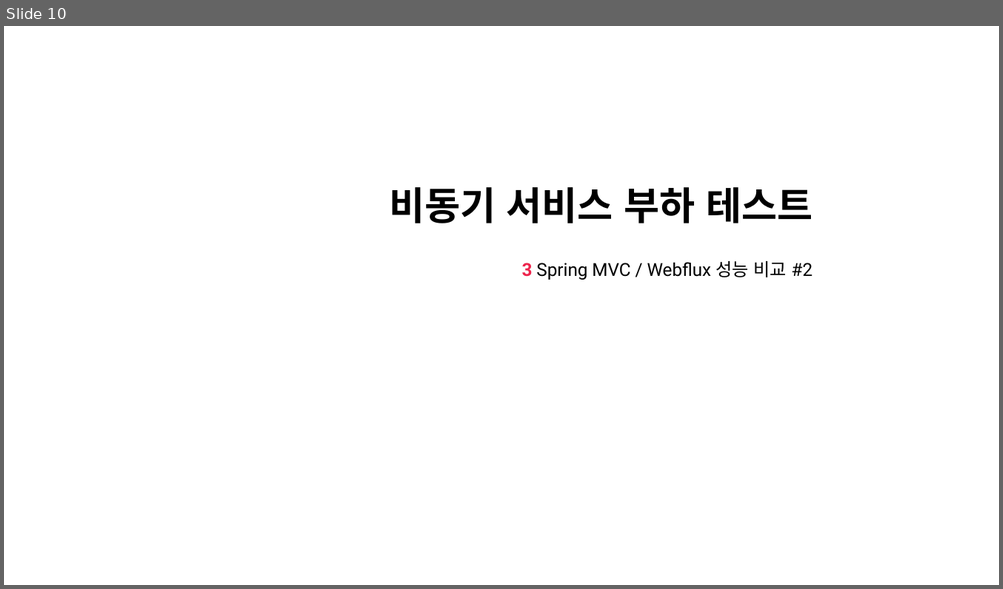
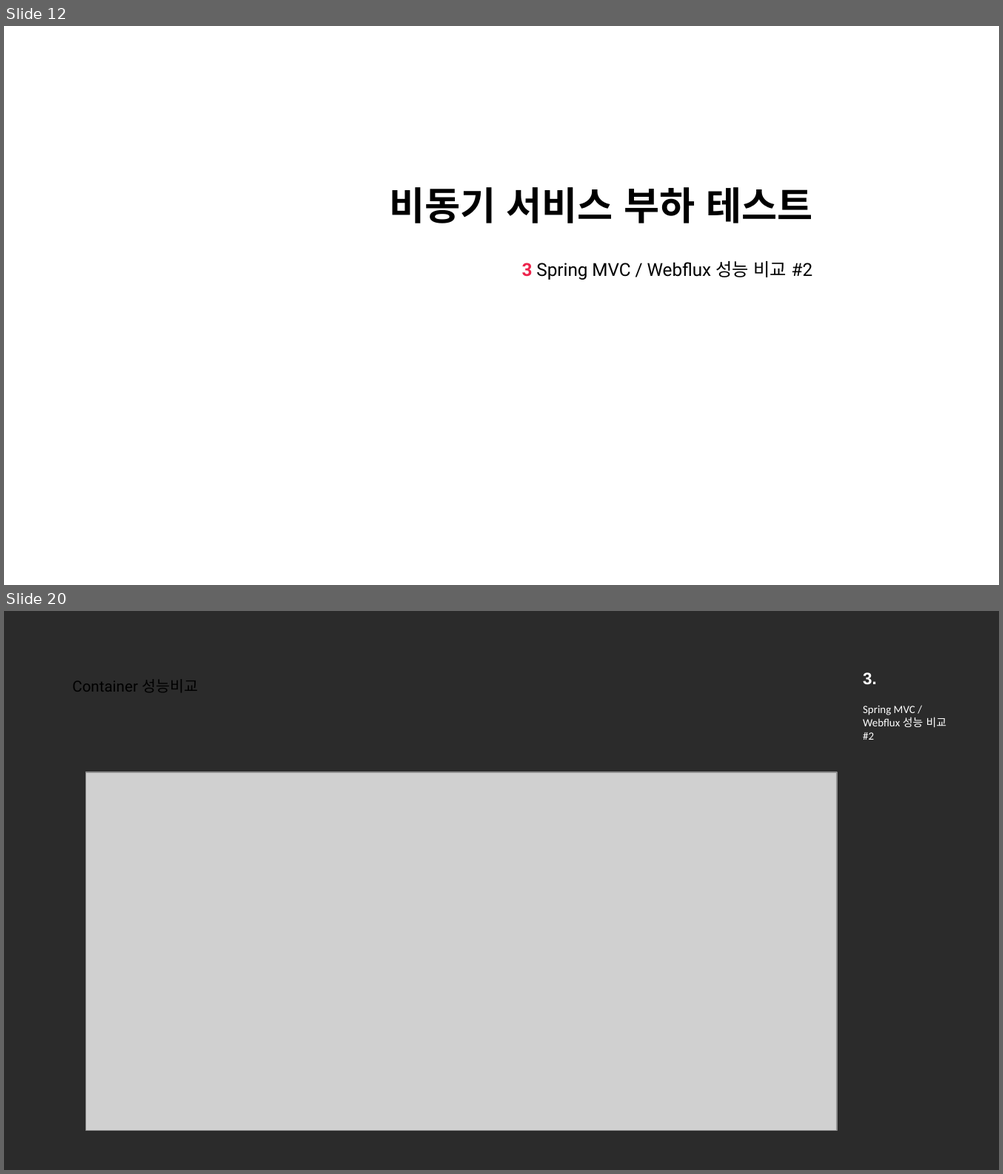
Before and after one commit to nayasis/fastcampus-hyper-webflux, a slide deck: 99.ppt/[Ch4-5. 비동기 서비스 부하 테스트.pptx. Shown one above the other, each under a label of ours: slide 10 before the commit, slides 12 and 20 after it; the slides between them are not shown. The pictures are 1003x589 and 1003x1174 pixels, drawn with LibreOffice and Linux fonts; fonts in the diff are those of the drawing; grey boxes stand for pictures; background and template pictures are left out; a plain dark background stands for a picture behind light text. Boxes give left, top, right and bottom in pixels: in the first picture for what was removed or moved away, otherwise in the second. Text is boxed around its words. In the diff, an @@ line names an element or a change of style, - is before the commit and + after.

```diff
--- a/99.ppt/[Ch4-5. 비동기 서비스 부하 테스트.pptx
+++ b/99.ppt/[Ch4-5. 비동기 서비스 부하 테스트.pptx
@@ slide 20 added at (4, 611, 999, 1170), background picture (left out) @@
@@ text added at (862, 672, 876, 685), 12 pt, text #FFFFFF, bold @@
+  3.
@@ title added at (72, 679, 198, 692), 11 pt, text #000000 @@
+Container 성능비교
@@ text added at (862, 706, 947, 740), 8 pt, text #FFFFFF @@
+  Spring MVC / Webflux 성능 비교 #2
@@ picture added at (85, 772, 836, 1130) @@
@@ what was slide 10 is now slide 12 @@
```
Also in this commit, not shown: 11 slides changed, 3 other slides added, 1 slide removed, 1 other file.
